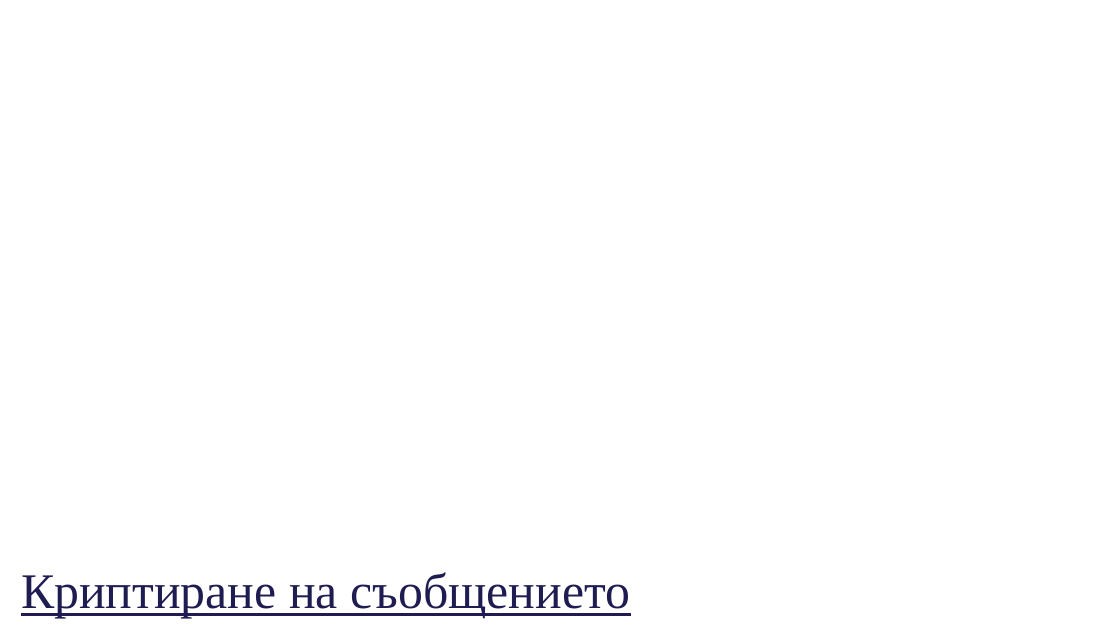
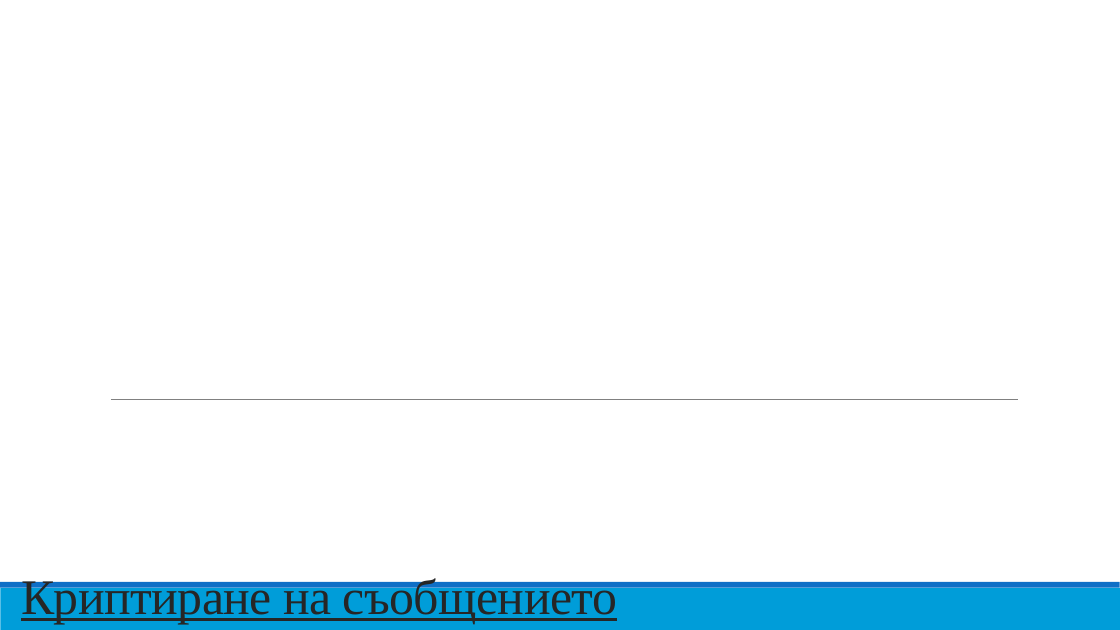
Before and after one commit to pgee-dzi2024/ThemePP_2612, a slide deck: slide 6 of DR/Защита.pptx. Drawn at 1120x630 pixels with LibreOffice and Linux fonts; fonts in the diff are those of the drawing; background and template pictures are left out. Boxes give left, top, right and bottom in pixels: in the first picture for what was removed or moved away, otherwise in the second. Text is boxed around its words. In the diff, an @@ line names an element or a change of style, - is before the commit and + after.

```diff
--- a/DR/Защита.pptx
+++ b/DR/Защита.pptx
@@ line added from (111, 399) to (1018, 399), #808080 0.5 pt @@
@@ title "Криптиране на съобщението" at (21,575,617,624): text colour #1F1C51 to #262626, letter spacing 0 to -0.4 pt; line spacing 1 to 0.85 @@
@@ rectangle added at (0,588,1120,630), fill #009DD9 @@
@@ rectangle added at (0,582,1120,588), fill #0F6FC6 @@
```
Also in this commit, not shown: 10 other slides changed, 2 slides added, 2 slides removed.
